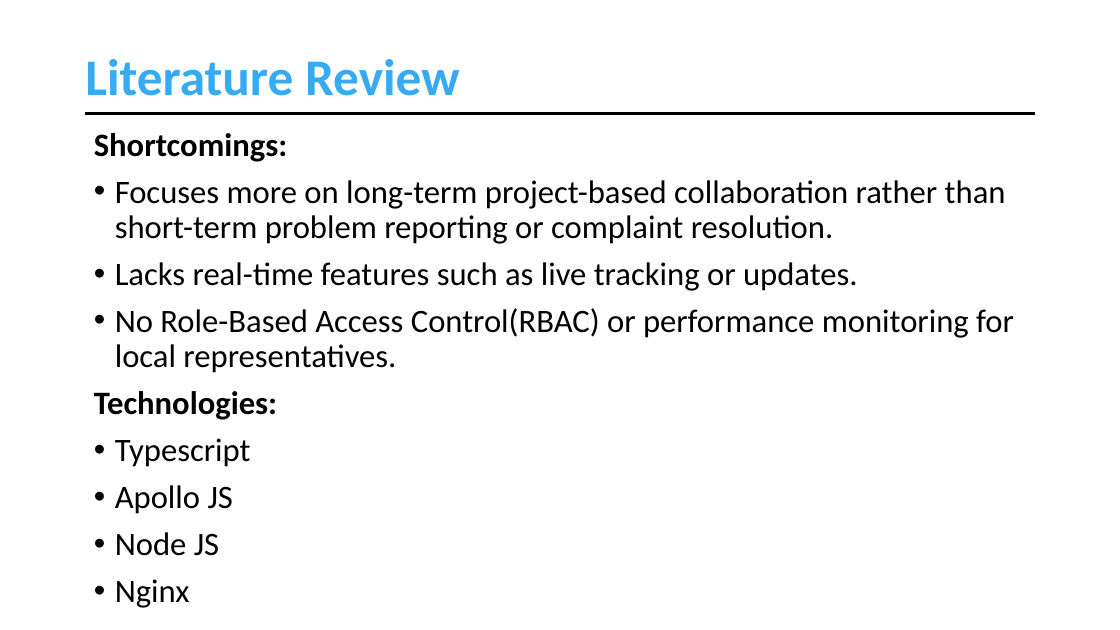
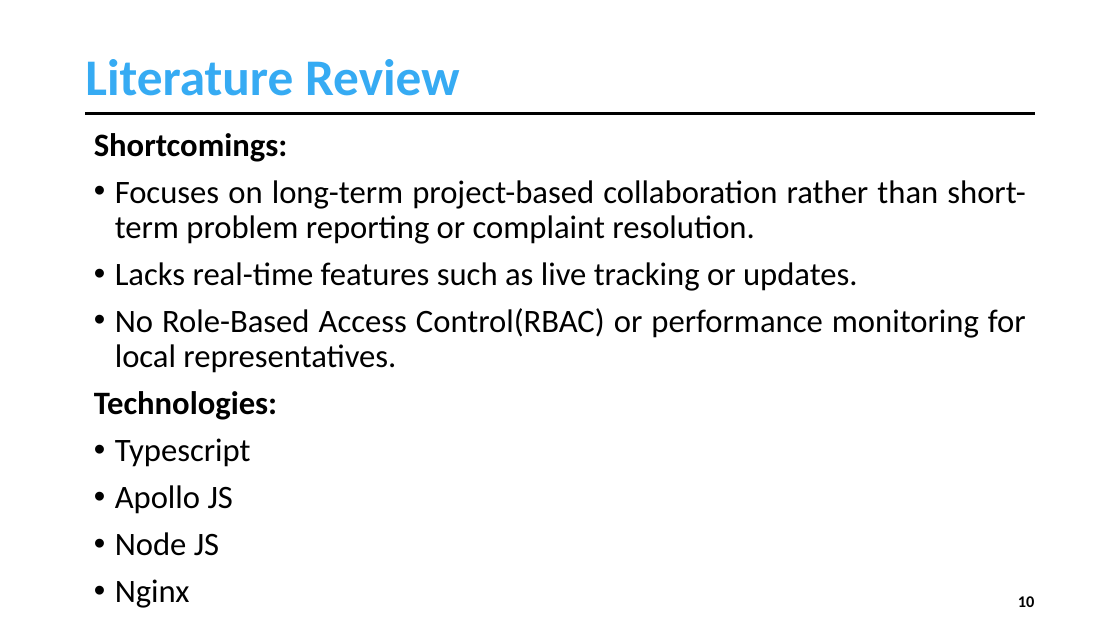
Before and after one commit to muhammadahsanmirza/fyp-constituency-connect, a slide deck: slide 10 of 4 - Idea Evaluation/Idea Evaluation Slides - Working Draft.pptx (slide 12 before the commit). Drawn at 1120x630 pixels with LibreOffice and Linux fonts; fonts in the diff are those of the drawing. Boxes give left, top, right and bottom in pixels: in the first picture for what was removed or moved away, otherwise in the second. Text is boxed around its words. In the diff, an @@ line names an element or a change of style, - is before the commit and + after.

```diff
--- a/4 - Idea Evaluation/Idea Evaluation Slides - Working Draft.pptx
+++ b/4 - Idea Evaluation/Idea Evaluation Slides - Working Draft.pptx
@@ text at [94, 133, 1026, 608]: alignment left to justified @@
@@ text at [115, 180, 1025, 244]: text changed @@
-• Focuses more on long-term project-based collaboration rather than short-term problem reporting or complaint resolution.
+• Focuses on long-term project-based collaboration rather than short-term problem reporting or complaint resolution.
@@ page number added at [1018, 596, 1035, 607], 14 pt, text #000000, bold @@
+10
```
Also in this commit, not shown: 22 other slides changed, 4 slides added, 9 slides removed, 13 other files.
